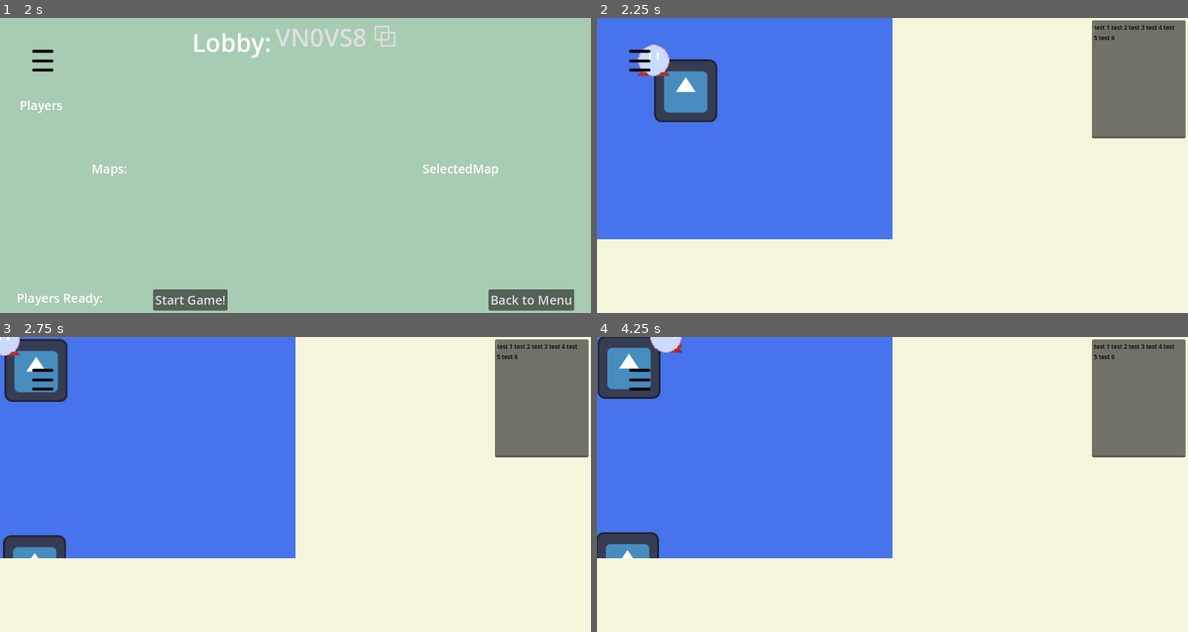
Above: before the commit, frames 1-4 (two rows, left to right).
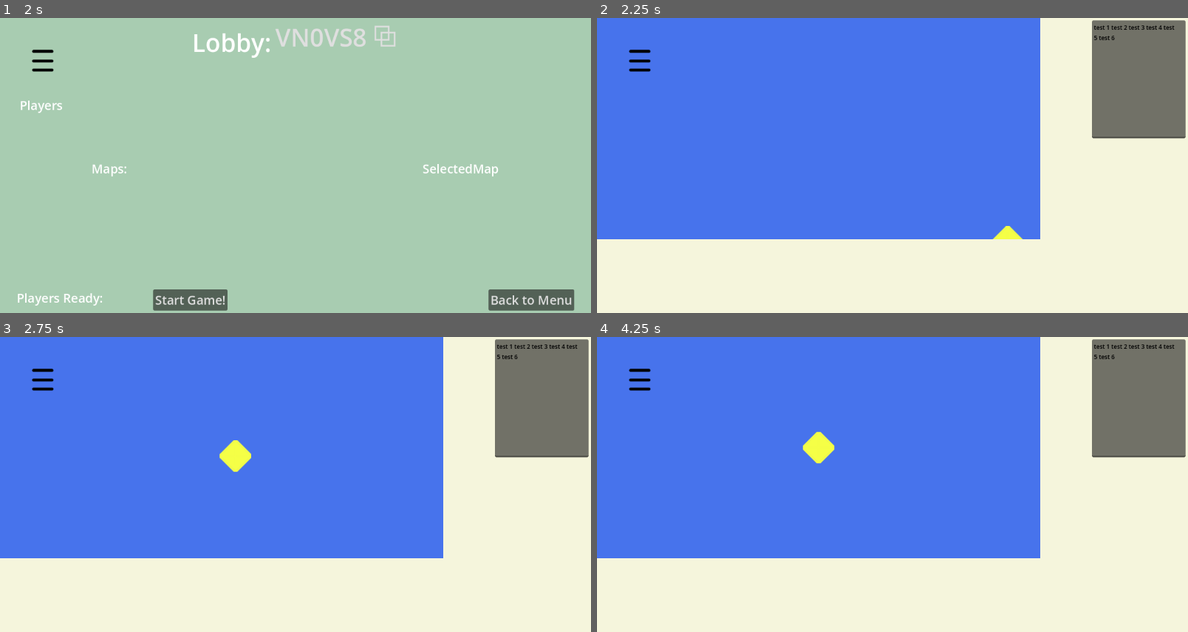
Above: after the commit, the same moments.

Repository: Collyz/Foragers
Game: Godot game, scene res://scenes/scene_controller_node.tscn
Same seed, same stepped clock (60 frames per second), same inputs: the game is played once before the commit and once after it. The engine's default icon, where the game draws it, is replaced by a stand-in: a white triangle on a blue panel in a dark square.
Inputs (mouse positions are in pixels of both pictures, inside the frame that each line leads up to):
- Up to frame 1 (2 s): tap Enter at 0.5 s; move the mouse to (425, 150) at 0.52 s; hold D (move_right) 0.53-1.25 s; click (425, 150) at 0.67 s; click "Host Game" at 1.25 s
- Up to frame 2 (2.25 s): click "Start Game!" at 2 s
- Up to frame 3 (2.75 s): no input
- Up to frame 4 (4.25 s): drag from (774, 499) to (862, 543) at 2.77 s; tap Space at 3.5 s; move the mouse to (951, 419) at 3.52 s; hold D (move_right) from 3.53 s (still down); click (951, 419) at 3.67 s

Frame 1 is identical in both runs. In frame 2, 21% of the frame differs, in the area x 6-85%, y 0-75%; in frame 3, 22%; in frame 4, 22%, in the area x 0-75%, y 0-75%.

Commit message:
Placeholders for border edges and center, zoom increased

Diff:
--- a/foragers/scenes/game_scene.tscn
+++ b/foragers/scenes/game_scene.tscn
@@ -2,8 +2,12 @@
 
 [ext_resource type="Script" uid="uid://clrvk7x6lxtiw" path="res://scripts/scene_scripts/game_scene.gd" id="1_ycayy"]
 [ext_resource type="Script" uid="uid://beux00cohix03" path="res://scripts/scene_scripts/board_camera.gd" id="2_bw6k5"]
-[ext_resource type="Texture2D" uid="uid://bk44nnxqotsdn" path="res://assets/misc/icon.svg" id="2_y3j0m"]
 [ext_resource type="PackedScene" uid="uid://dnimkygvmidpk" path="res://setting_interface_scenes/settings_visual_button.tscn" id="3_y3j0m"]
+
+[sub_resource type="SceneReplicationConfig" id="SceneReplicationConfig_ycayy"]
+properties/0/path = NodePath("SubViewportContainerSides/SideViewport/TextEdit:text")
+properties/0/spawn = true
+properties/0/replication_mode = 1
 
 [node name="Game" type="Control"]
 layout_mode = 3
@@ -73,38 +77,6 @@
 grow_vertical = 2
 color = Color(0.276632, 0.452537, 0.923213, 1)
 
-[node name="Sprite2D" type="Sprite2D" parent="SubViewportContainerBoard/BoardSubViewport"]
-position = Vector2(995, 522)
-texture = ExtResource("2_y3j0m")
-
-[node name="Sprite2D2" type="Sprite2D" parent="SubViewportContainerBoard/BoardSubViewport"]
-position = Vector2(927, 356)
-texture = ExtResource("2_y3j0m")
-
-[node name="Sprite2D3" type="Sprite2D" parent="SubViewportContainerBoard/BoardSubViewport"]
-position = Vector2(65, 62)
-texture = ExtResource("2_y3j0m")
-
-[node name="Sprite2D4" type="Sprite2D" parent="SubViewportContainerBoard/BoardSubViewport"]
-position = Vector2(62, 461)
-texture = ExtResource("2_y3j0m")
-
-[node name="Sprite2D5" type="Sprite2D" parent="SubViewportContainerBoard/BoardSubViewport"]
-position = Vector2(912, 98)
-texture = ExtResource("2_y3j0m")
-
-[node name="Sprite2D8" type="Sprite2D" parent="SubViewportContainerBoard/BoardSubViewport"]
-position = Vector2(83, 747)
-texture = ExtResource("2_y3j0m")
-
-[node name="Sprite2D7" type="Sprite2D" parent="SubViewportContainerBoard/BoardSubViewport"]
-position = Vector2(1336, 69)
-texture = ExtResource("2_y3j0m")
-
-[node name="Sprite2D6" type="Sprite2D" parent="SubViewportContainerBoard/BoardSubViewport"]
-position = Vector2(751, 731)
-texture = ExtResource("2_y3j0m")
-
 [node name="SettingsVisualButton" parent="." instance=ExtResource("3_y3j0m")]
 layout_mode = 1
 anchors_preset = 9
@@ -114,3 +86,6 @@
 [node name="MultiplayerSpawner" type="MultiplayerSpawner" parent="."]
 _spawnable_scenes = PackedStringArray("uid://4vag6fpyg0a5")
 spawn_path = NodePath("../SubViewportContainerBoard/BoardSubViewport")
+
+[node name="MultiplayerSynchronizer" type="MultiplayerSynchronizer" parent="."]
+replication_config = SubResource("SceneReplicationConfig_ycayy")
--- a/foragers/scripts/scene_scripts/board_camera.gd
+++ b/foragers/scripts/scene_scripts/board_camera.gd
@@ -4,7 +4,17 @@
 var MAX_ZOOM = 2
 var ZOOM_STEP = 0.05
 
-var board_size = Vector2(2000, 1300)
+var board_size: Vector2
+
+@onready var parent = $"../../.."
+
+func _ready():
+	# Board size from game script
+	board_size = parent.BOARD_SIZE
+	# Camerar to center of the baord
+	position = board_size * 0.5
+	print(self.position)
+	clamp_camera()
 
 func _input(event):
 	if event is InputEventMouseMotion:
--- a/foragers/scripts/scene_scripts/game_scene.gd
+++ b/foragers/scripts/scene_scripts/game_scene.gd
@@ -1,21 +1,48 @@
 extends Control
 class_name Game
 
+const BOARD_SIZE: Vector2 = Vector2(2000, 1200)
+const SPEC_BORDER_POS = {
+	"TOP_LEFT" : Vector2(0, 0),
+	"TOP_RIGHT": Vector2(BOARD_SIZE.x, 0),
+	"BOTTOM_LEFT" : Vector2(0, BOARD_SIZE.y),
+	"BOTTOM_RIGHT": Vector2(BOARD_SIZE.x, BOARD_SIZE.y),
+	"CENTER" : BOARD_SIZE/2
+}
 
 @onready var game_camera = $SubViewportContainerBoard/BoardSubViewport/BoardCamera
 @onready var game_viewport = $SubViewportContainerBoard/BoardSubViewport
 @onready var side_viewport = $SubViewportContainerSides/SideViewport
+@onready var message_box = $SubViewportContainerSides/SideViewport/TextEdit
+@onready var board_camera = $SubViewportContainerBoard/BoardSubViewport/BoardCamera
+
+@onready var border_checker = preload("res://border_checker.tscn")
 @onready var player = preload("res://filler.tscn")
-@onready var message_box = $SubViewportContainerSides/SideViewport/TextEdit
 
-var dragging := false
-var last_mouse_position := Vector2.ZERO
+var screen_size: Vector2
 
-var board_size = Vector2(0, 0)
-var screen_size = Vector2(0, 0)
-var min_zoom = .8
-var max_zoom = 3
-var zoom_step = 0.01
+func _ready():
+	screen_size = get_viewport().get_visible_rect().size
+
+	for pos_key in SPEC_BORDER_POS:
+		var child = border_checker.instantiate()
+		game_viewport.add_child(child)
+		child.position = SPEC_BORDER_POS[pos_key]
+
+	# Make viewport 7/8 of the screen height and 5/6 of the width
+	game_viewport.size = Vector2(screen_size.x/8 * 6, screen_size.y/8 * 6)
+	# Make sideviewport the same size as the screen since it's behind the board anyways
+	side_viewport.size = Vector2(screen_size.x, screen_size.y)
+
+	game_camera.position_smoothing_enabled = false;
+	game_camera.position_smoothing_enabled = true;
+
+	# Setting message box width and height
+	message_box.size.x = (screen_size.x/6) - 10
+	message_box.size.y = (screen_size.y/10) * 4
+	message_box.position.x = 0
+	message_box.position.x = (screen_size.x/6 * 5) + 5
+	message_box.position.y += 5
 
 func _input(event):
 	if event is InputEventMouseButton and event.pressed and event.button_index == MOUSE_BUTTON_LEFT:
@@ -46,31 +73,6 @@
 		return node
 	return null
 
-func _ready():
-	set_process_input(true)
-
-	screen_size = get_viewport().get_visible_rect().size
-	board_size = Vector2(2000, 1300)
-
-	# Make viewport 7/8 of the screen height and 5/6 of the width
-	game_viewport.size = Vector2(screen_size.x/6 * 3, screen_size.y/8 * 6)
-	# Make sideviewport the same size as the screen since it's behind the board anyways
-	side_viewport.size = Vector2(screen_size.x, screen_size.y)
-
-	game_camera.position_smoothing_enabled = false;
-	game_camera.position = Vector2(game_viewport.size.x/2, game_viewport.size.y/2)
-	game_camera.position_smoothing_enabled = true;
-
-	# Setting message box width and height
-	message_box.size.x = (screen_size.x/6) - 10
-	message_box.size.y = (screen_size.y/10) * 4
-	message_box.position.x = 0
-	message_box.position.x = (screen_size.x/6 * 5) + 5
-	message_box.position.y += 5
-	message_box.grab_focus()
-	message_box.editable = true
-
-
 func spawn_player(peerID: String) -> void:
 	var temp_player: TempPlayer = player.instantiate()
 	temp_player.name = peerID
